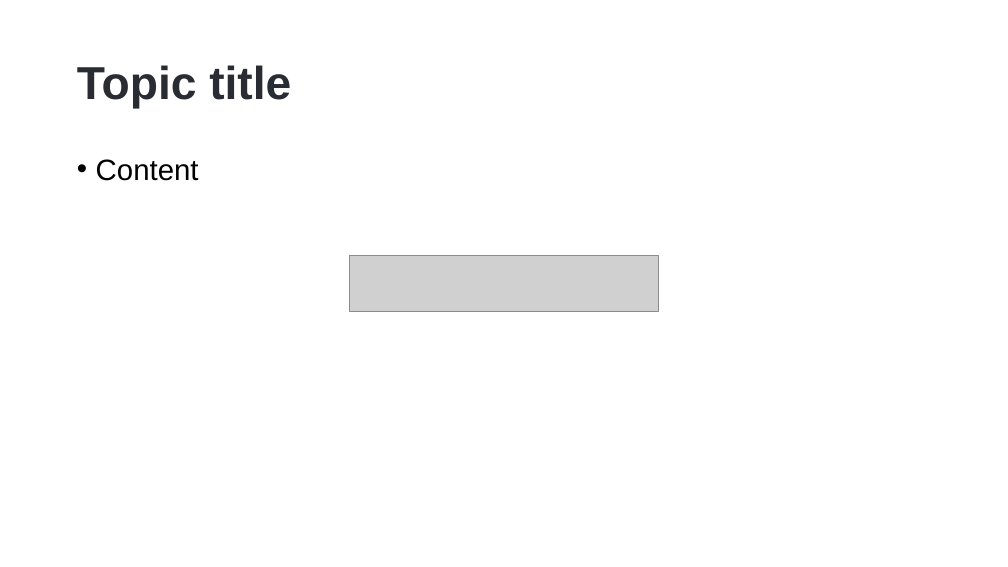
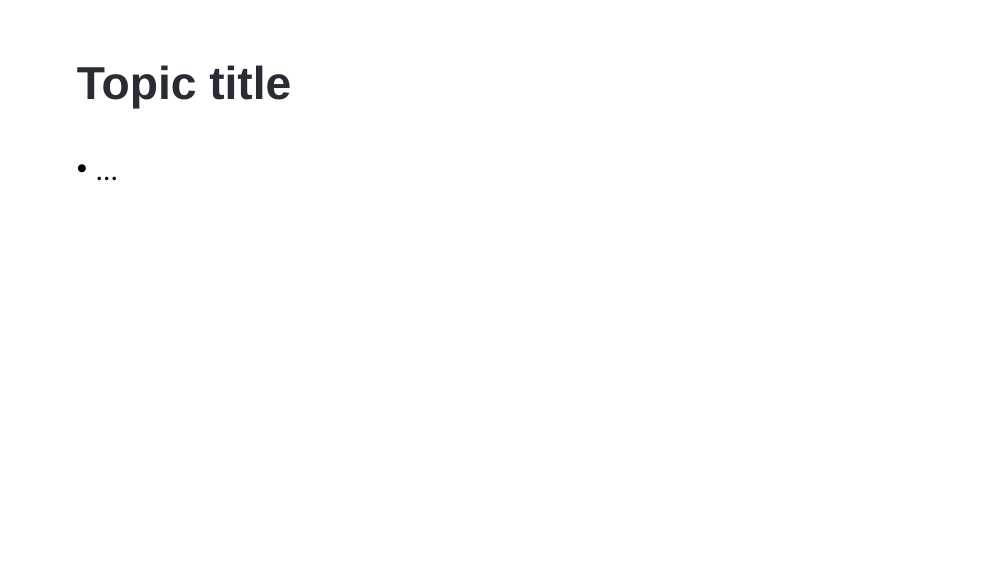
Before and after one commit to hikalkan/presentations, a slide deck: slide 18 of 2024-07-17 WeAreDevelopers Berlin/ABP.pptx. Drawn at 1008x567 pixels with LibreOffice and Linux fonts; fonts in the diff are those of the drawing; grey boxes stand for pictures; background and template pictures are left out. Boxes give left, top, right and bottom in pixels: in the first picture for what was removed or moved away, otherwise in the second. Text is boxed around its words. In the diff, an @@ line names an element or a change of style, - is before the commit and + after.

```diff
--- a/2024-07-17 WeAreDevelopers Berlin/ABP.pptx
+++ b/2024-07-17 WeAreDevelopers Berlin/ABP.pptx
@@ text added at <box>70,151,939,511</box>, 28 pt, text #000000 @@
+• ...
@@ text removed at <box>96,159,199,181</box> @@
-• Content
@@ picture removed at <box>350,256,659,312</box> @@
```
Also in this commit, not shown: 1 other slide changed.
